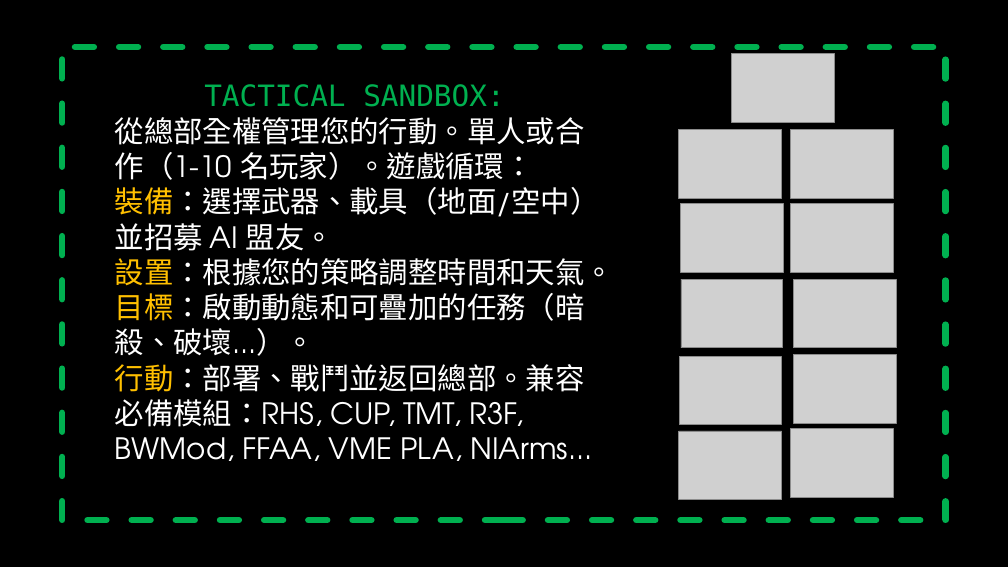
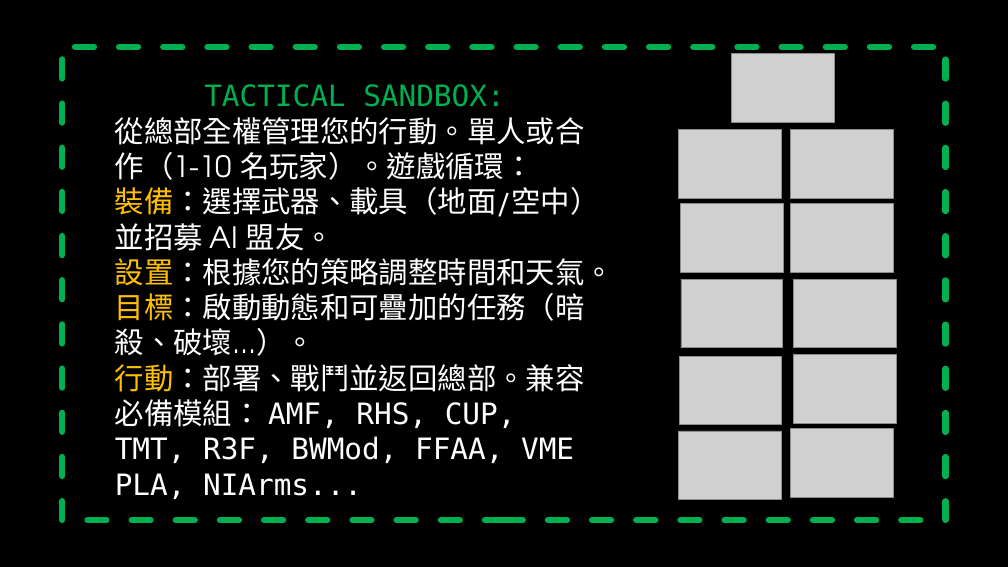
Before and after one commit to la404family/Arma3-Tactical-Sandbox, a slide deck: slide 12 of 01%20TACTICAL%20SANDBOX%20-%20Molos%20Version.Altis/other/Presentation1.pptx. Drawn at 1008x567 pixels with LibreOffice and Linux fonts; fonts in the diff are those of the drawing; grey boxes stand for pictures; background and template pictures are left out. Boxes give left, top, right and bottom in pixels: in the first picture for what was removed or moved away, otherwise in the second. Text is boxed around its words. In the diff, an @@ line names an element or a change of style, - is before the commit and + after.

```diff
--- a/01%20TACTICAL%20SANDBOX%20-%20Molos%20Version.Altis/other/Presentation1.pptx
+++ b/01%20TACTICAL%20SANDBOX%20-%20Molos%20Version.Altis/other/Presentation1.pptx
@@ text at [115, 364, 585, 499]: text changed; font TeX Gyre Adventor to DejaVu Sans Mono @@
-行動：部署、戰鬥並返回總部。兼容必備模組：RHS, CUP, TMT, R3F, BWMod, FFAA, VME PLA, NIArms...
+行動：部署、戰鬥並返回總部。兼容必備模組： AMF, RHS, CUP, TMT, R3F, BWMod, FFAA, VME PLA, NIArms...
```
Also in this commit, not shown: 11 other slides changed, 8 other files.
